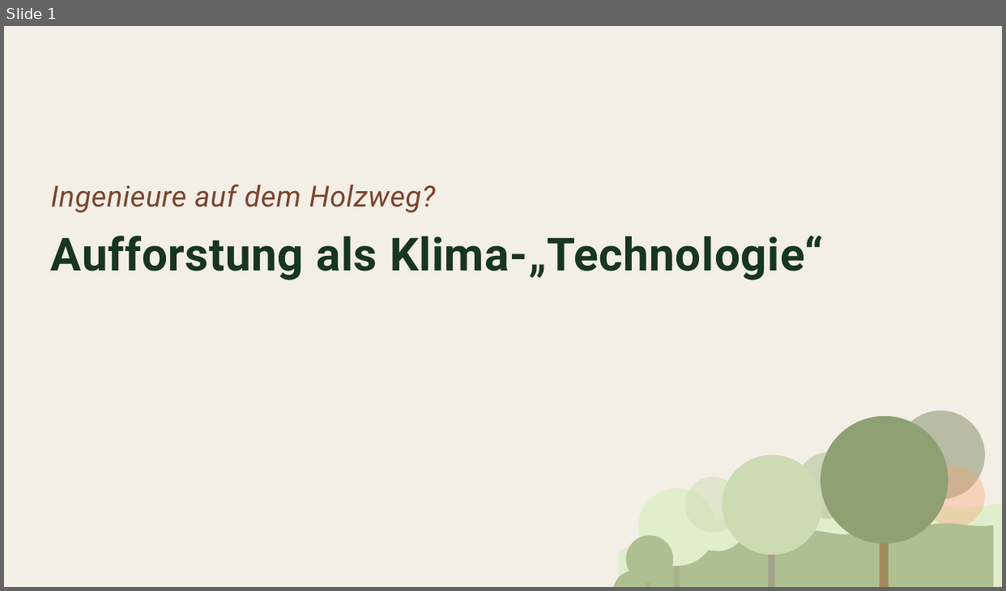
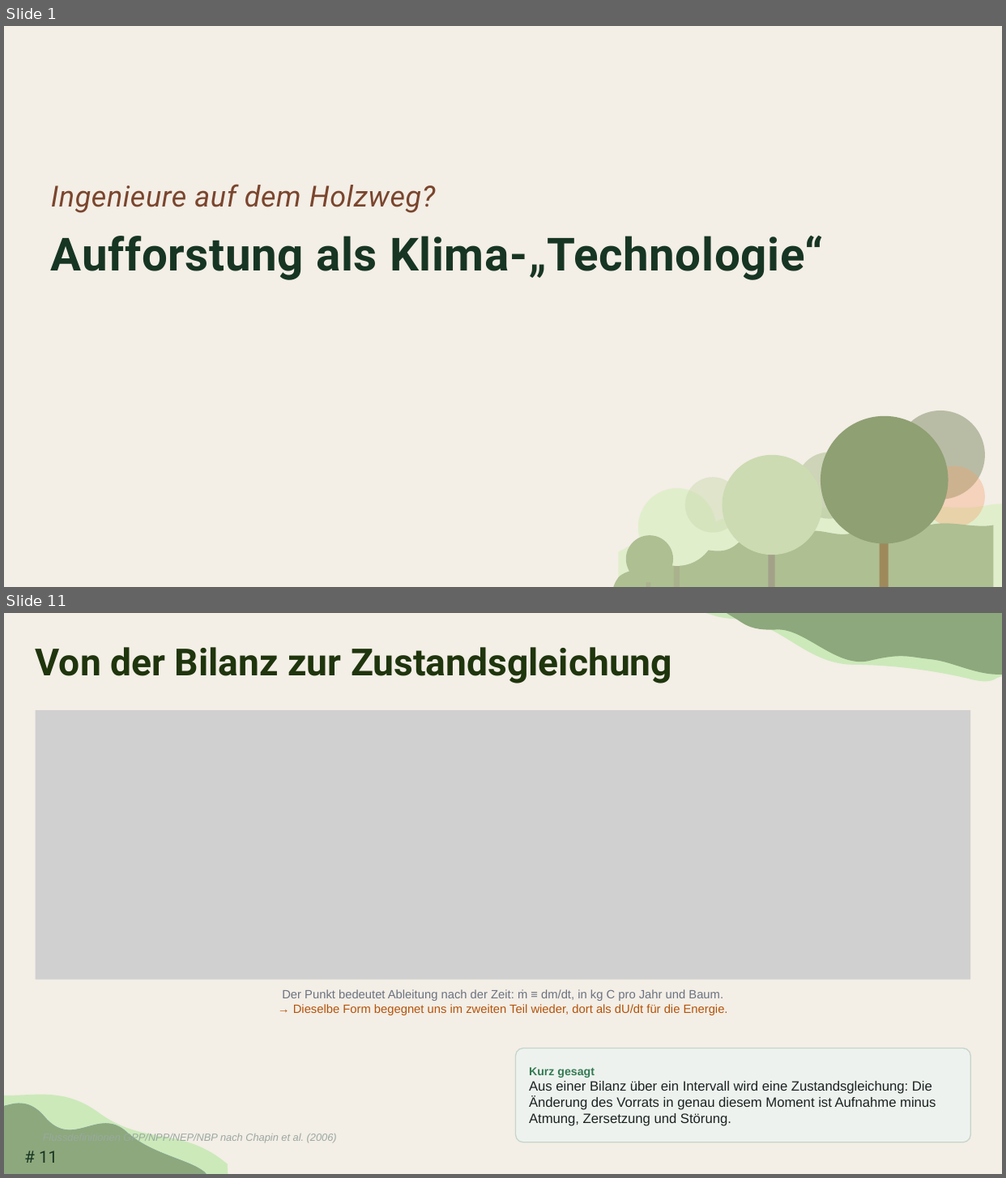
Before and after one commit to TimoDiepers/woodway, a slide deck: docs/slides/dissvortrag.pptx. Shown one above the other, each under a label of ours: slide 1 before the commit, slides 1 and 11 after it; the slides between them are not shown. The pictures are 1006x591 and 1006x1178 pixels, drawn with LibreOffice and Linux fonts; fonts in the diff are those of the drawing; grey boxes stand for pictures; background and template pictures are left out. Boxes give left, top, right and bottom in pixels: in the first picture for what was removed or moved away, otherwise in the second. Text is boxed around its words. In the diff, an @@ line names an element or a change of style, - is before the commit and + after.

Commit message:
docs: update presentation, add structure outline and energy balance figure
Ignores PowerPoint lock files and the timestamped pre-write snapshots: the
snapshots are ~3 MB each and belong on disk, not in history.

```diff
--- a/docs/slides/dissvortrag.pptx
+++ b/docs/slides/dissvortrag.pptx
@@ slide 11 added at (x1=4, y1=613, x2=1002, y2=1174), background #F3EEE6 @@
@@ freeform shape added at (x1=705, y1=613, x2=1002, y2=722), fill #CCE9BA @@
@@ freeform shape added at (x1=725, y1=613, x2=1002, y2=717), fill #8DA87C @@
@@ title added at (x1=36, y1=647, x2=672, y2=683), 36 pt, text #1F350D, bold @@
+Von der Bilanz zur Zustandsgleichung
@@ picture added at (x1=36, y1=710, x2=971, y2=980) @@
@@ text added at (x1=282, y1=990, x2=728, y2=1016), 11.5 pt, text #B45309 @@
+Der Punkt bedeutet Ableitung nach der Zeit: ṁ ≡ dm/dt, in kg C pro Jahr und Baum.
+→ Dieselbe Form begegnet uns im zweiten Teil wieder, dort als dU/dt für die Energie.
@@ rounded rectangle added at (x1=516, y1=1049, x2=971, y2=1143), fill #EEF2EF, outline #C5D5CA 1 pt, 13 pt, text #1A2320 @@
+Kurz gesagt
+Aus einer Bilanz über ein Intervall wird eine Zustandsgleichung: Die Änderung des Vorrats in genau diesem Moment ist Aufnahme minus Atmung, Zersetzung und Störung.
@@ freeform shape added at (x1=4, y1=1087, x2=228, y2=1174), fill #CCE9BA @@
@@ freeform shape added at (x1=4, y1=1097, x2=206, y2=1174), fill #8DA87C, outline #87A892 0.63 pt @@
@@ text added at (x1=123, y1=1132, x2=337, y2=1143), 10 pt, text #9AA8A1, italic @@
+Flussdefinitionen GPP/NPP/NEP/NBP nach Chapin et al. (2006)
@@ page number added at (x1=39, y1=1151, x2=57, y2=1163), 16 pt, text #173523 @@
+# 11
```
Also in this commit, not shown: 17 slides changed, 47 other slides added, 5 slides removed, 4 other files.
